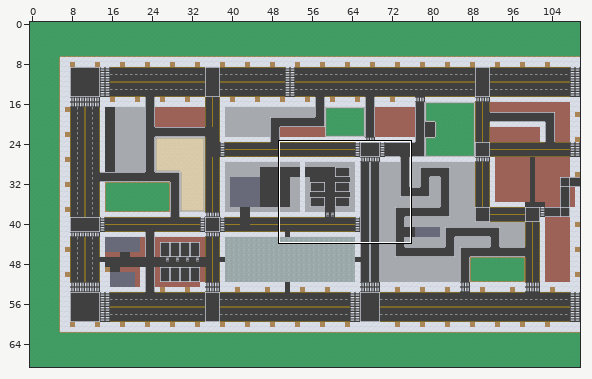
LDtk project -- Assets/Map/Map/Team-Project-Map.ldtk. The first picture is a wide view before the edit; the outline marks the close-up.
Close-up. Old version:
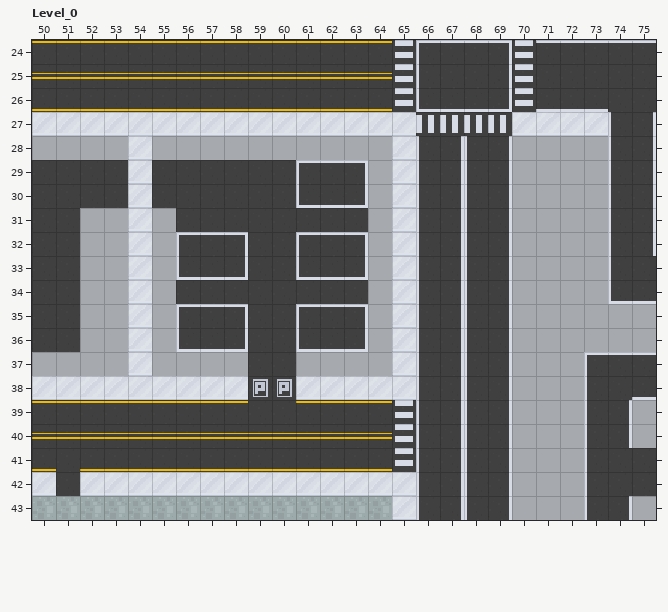
Cells are 16x16 px. Shown: Level_0 x 50..75, y 24..43. The commit also changed other parts of the map, which this record leaves out.
Once edited:
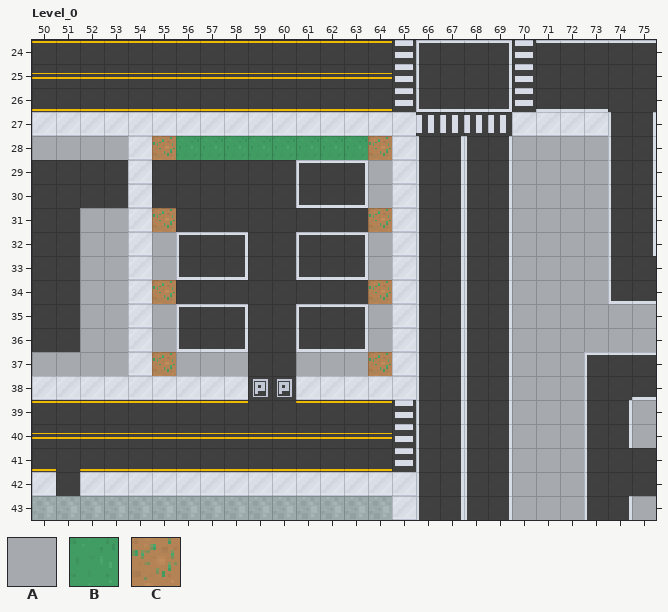
Key: from "Cement": A 1 "Cement"; from "Full_Grass": B 1 "Full_Grass"; from "Soil": C 1 "Soil".
_ is an empty cell.
Tiles of an added or newly shown layer are drawn over the layers below it.
The exact change:
{"where": "layer \"Soil\""}
{"y":28,"x":55,"old":"_","new":"C"}
{"y":28,"x":64,"old":"_","new":"C"}
{"y":31,"x":55,"old":"_","new":"C"}
{"y":31,"x":64,"old":"_","new":"C"}
{"y":34,"x":55,"old":"_","new":"C"}
{"y":34,"x":64,"old":"_","new":"C"}
{"y":37,"x":55,"old":"_","new":"C"}
{"y":37,"x":64,"old":"_","new":"C"}
{"where": "layer \"Cement\""}
{"y":28,"x":55,"old":"AAAAAAAAAA","new":"__________"}
{"y":31,"x":55,"old":"A","new":"_"}
{"y":31,"x":64,"old":"A","new":"_"}
{"y":34,"x":55,"old":"A","new":"_"}
{"y":34,"x":64,"old":"A","new":"_"}
{"y":37,"x":55,"old":"A","new":"_"}
{"y":37,"x":64,"old":"A","new":"_"}
{"where": "layer \"Full_Grass\" (added)"}
{"y":28,"x":56,"old":"________","new":"BBBBBBBB"}
